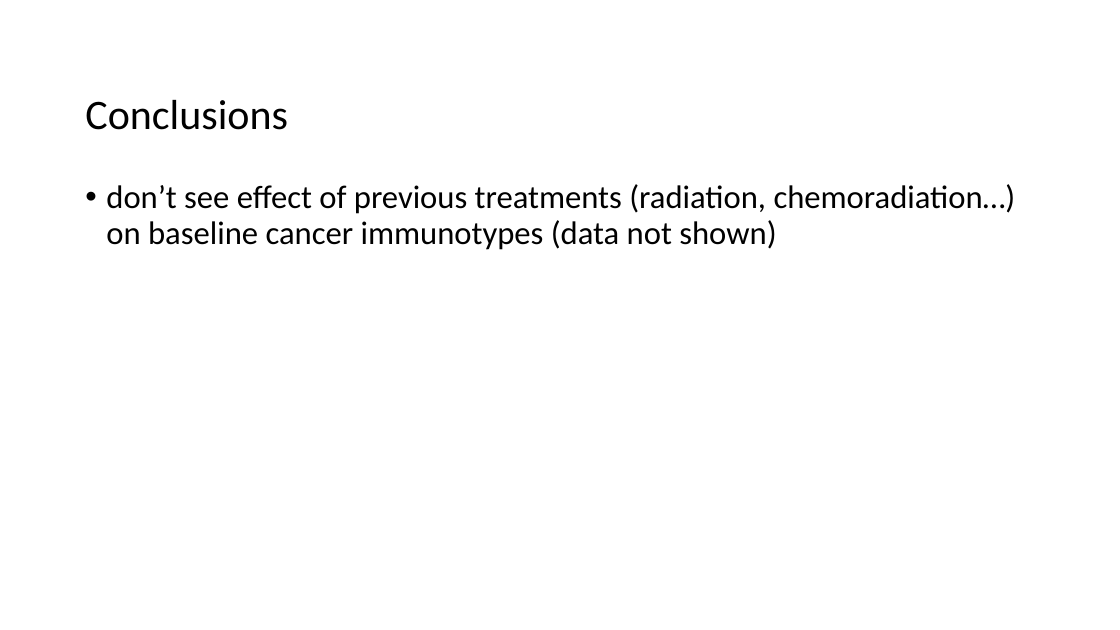
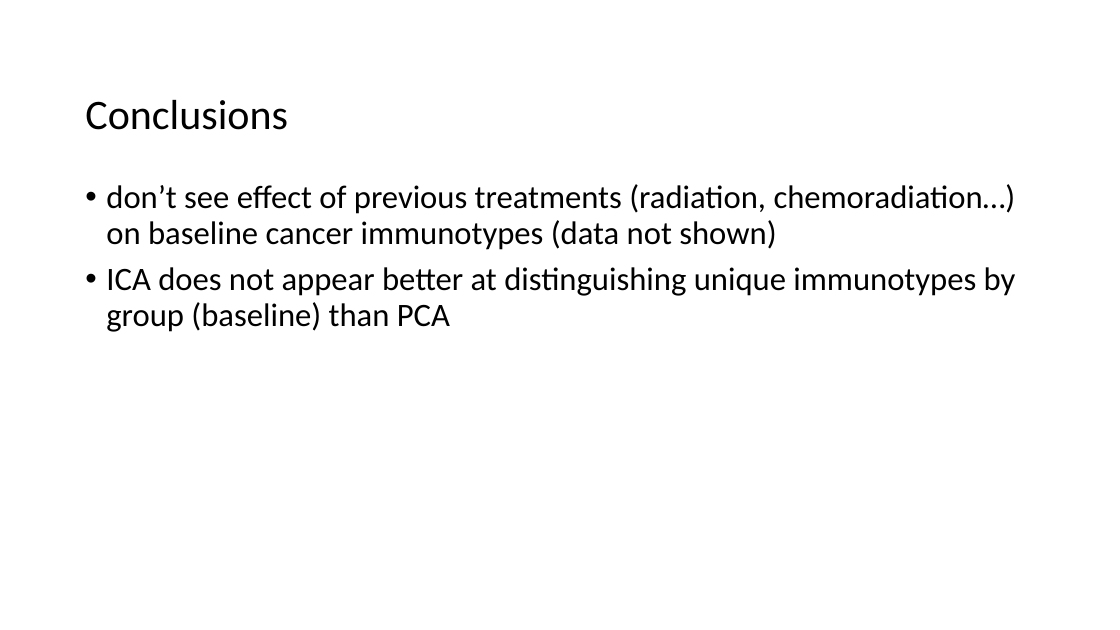
Before and after one commit to tybottorff/bottorffdocs, a slide deck: slide 9 of presentations/NCI_talks/2024_10_23.pptx (slide 7 before the commit). Drawn at 1120x630 pixels with LibreOffice and Linux fonts; fonts in the diff are those of the drawing. Boxes give left, top, right and bottom in pixels: in the first picture for what was removed or moved away, otherwise in the second. Text is boxed around its words. In the diff, an @@ line names an element or a change of style, - is before the commit and + after.

```diff
--- a/presentations/NCI_talks/2024_10_23.pptx
+++ b/presentations/NCI_talks/2024_10_23.pptx
@@ text at [106, 267, 1016, 332]: paragraph added @@
+• ICA does not appear better at distinguishing unique immunotypes by group (baseline) than PCA
```
Also in this commit, not shown: 5 other slides changed, 2 slides added.
